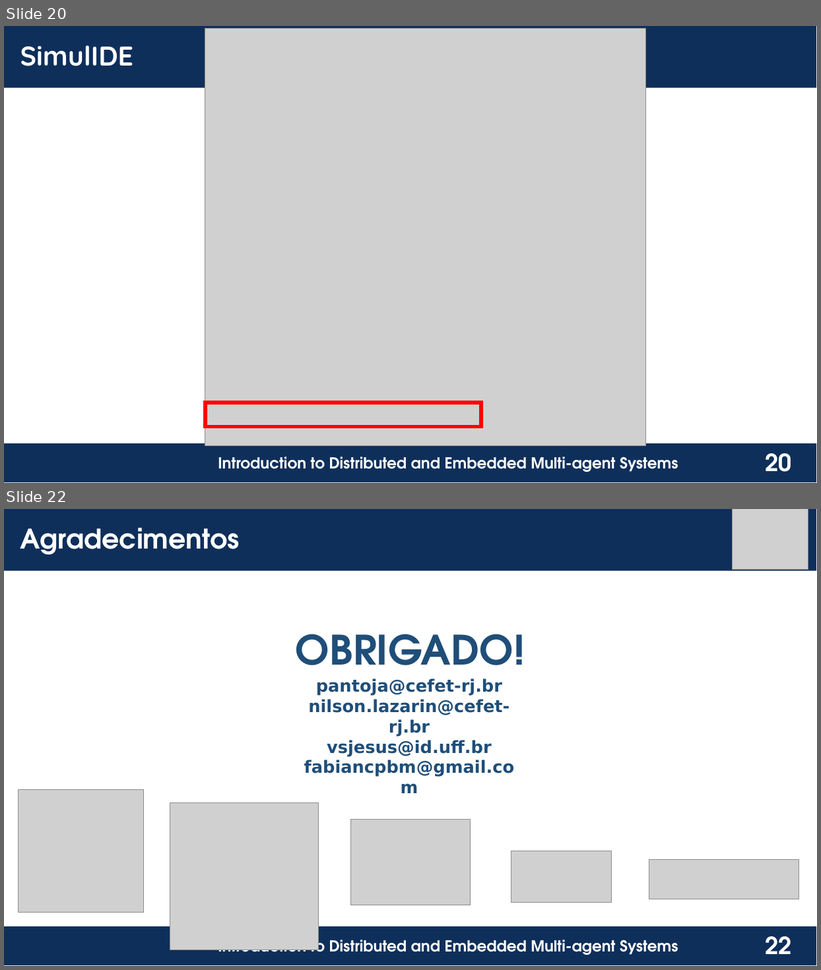
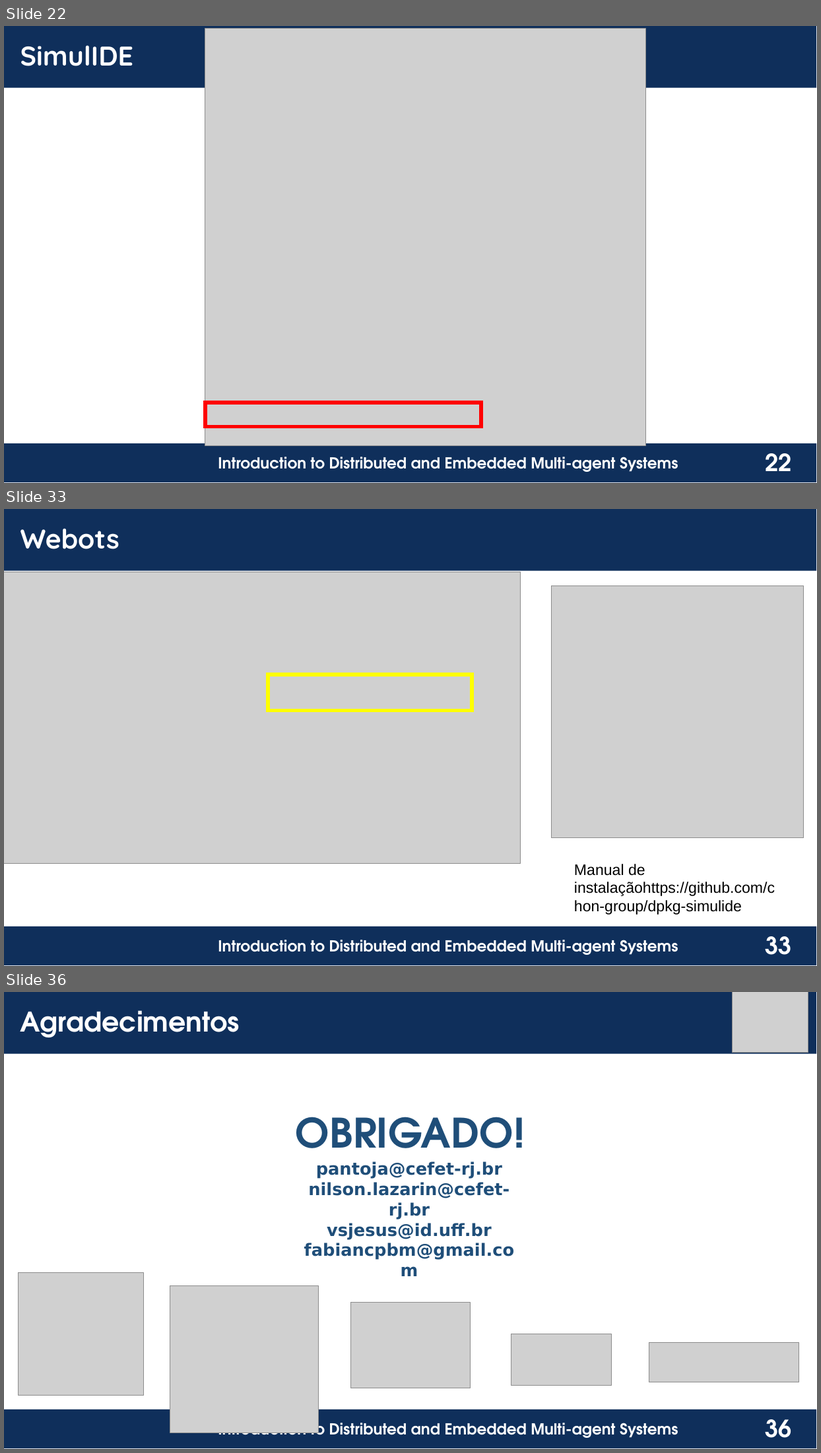
Before and after one commit to chon-group/distributedAndEmbeddedAI, a slide deck: course/05-TheDevelopmentTool/TheDevelopmentTool_20240217.odp. Shown one above the other, each under a label of ours: slides 20 and 22 before the commit, slides 22, 33 and 36 after it; the slides between them are not shown. The pictures are 821x970 and 821x1453 pixels, drawn with LibreOffice and Linux fonts; fonts in the diff are those of the drawing; grey boxes stand for pictures; background and template pictures are left out. Boxes give left, top, right and bottom in pixels: in the first picture for what was removed or moved away, otherwise in the second. Text is boxed around its words. In the diff, an @@ line names an element or a change of style, - is before the commit and + after.

```diff
--- a/course/05-TheDevelopmentTool/TheDevelopmentTool_20240217.odp
+++ b/course/05-TheDevelopmentTool/TheDevelopmentTool_20240217.odp
@@ slide 33 added at [4,509,817,966], background #FFFFFF; not listed: 4 template elements that a slide beside it also shows @@
@@ text added at [20,528,120,549], 32 pt, text #FFFFFF, bold @@
+Webots
@@ picture added at [4,572,520,863] @@
@@ picture added at [552,586,804,838] @@
@@ rectangle added at [268,675,473,711], outline #FFFF00 4.51 pt @@
@@ text added at [574,864,775,915], 18 pt, text #000000 @@
+Manual de instalaçãohttps://github.com/chon-group/dpkg-simulide
@@ what was slide 20 is now slide 22 @@
@@ page number at [766,454,792,472]: text changed @@
-20
+22
@@ what was slide 22 is now slide 36 @@
@@ page number at [766,1420,792,1438]: text changed @@
-22
+36
```
Also in this commit, not shown: 3 slides changed, 13 other slides added, 21 other files.
